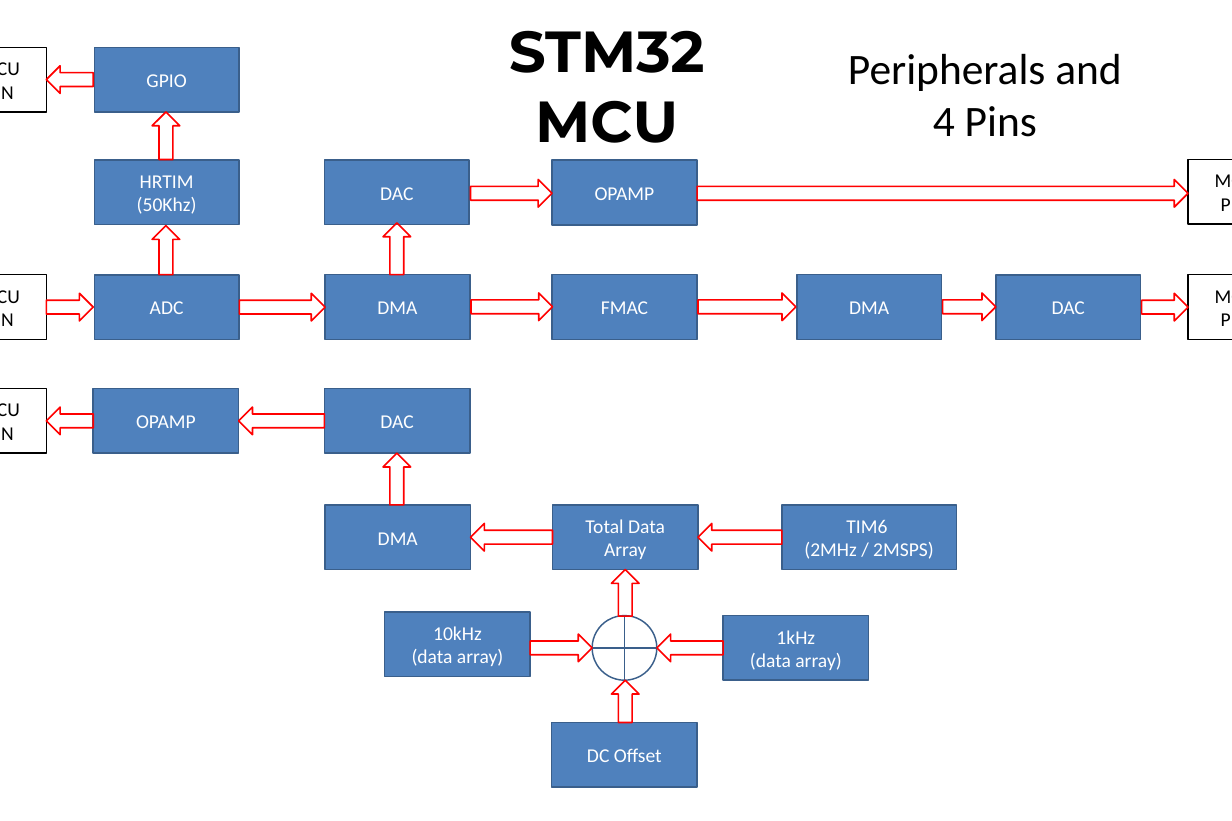
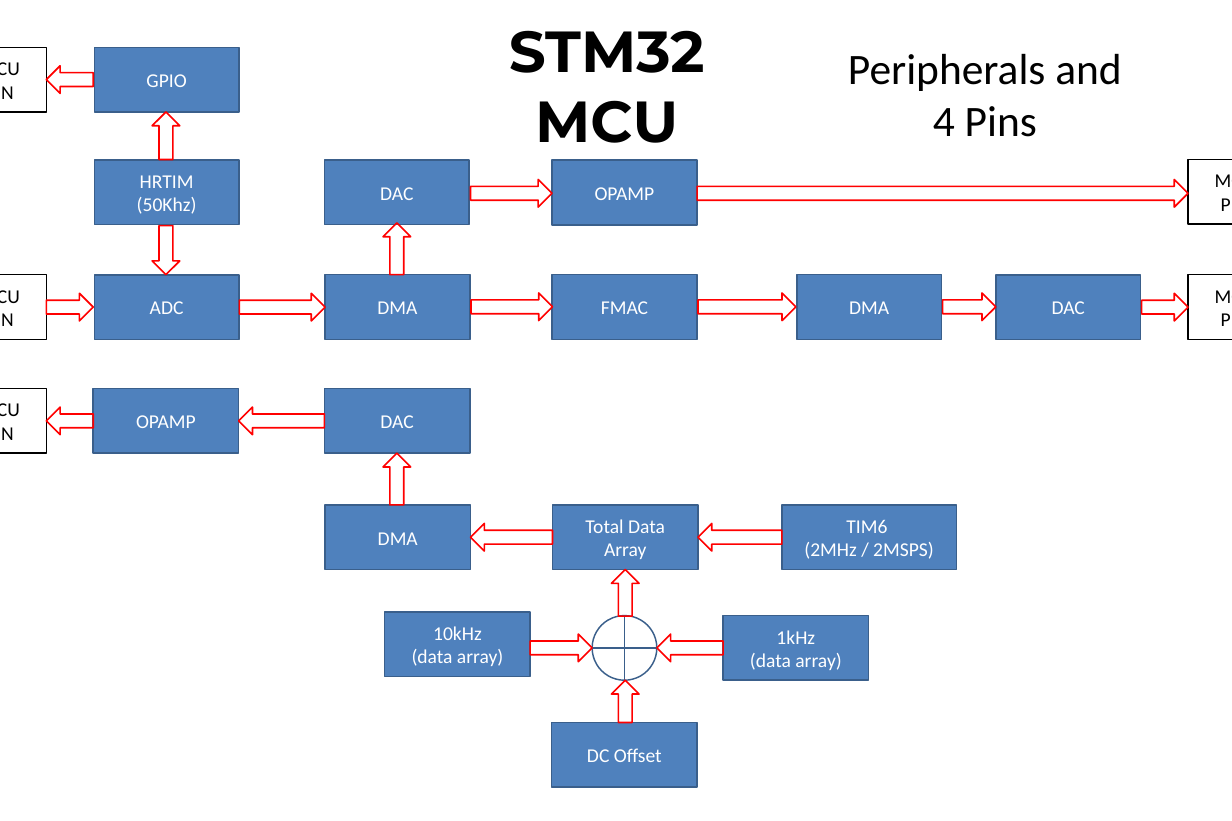
Before and after one commit to VictorTagayun/NUCLEO-G474RE_RealTime_FIR_IIR_FMAC, a slide deck: slide 1 of waveforms&photos/BlockDiagram01.pptx. Drawn at 1232x821 pixels with LibreOffice and Linux fonts; fonts in the diff are those of the drawing. Boxes give left, top, right and bottom in pixels: in the first picture for what was removed or moved away, otherwise in the second. Text is boxed around its words. In the diff, an @@ line names an element or a change of style, - is before the commit and + after.

```diff
--- a/waveforms&photos/BlockDiagram01.pptx
+++ b/waveforms&photos/BlockDiagram01.pptx
@@ left arrow at bbox=[152, 226, 180, 275]: rotation 90 to 270 degrees @@
```
Also in this commit, not shown: 1 other file.
